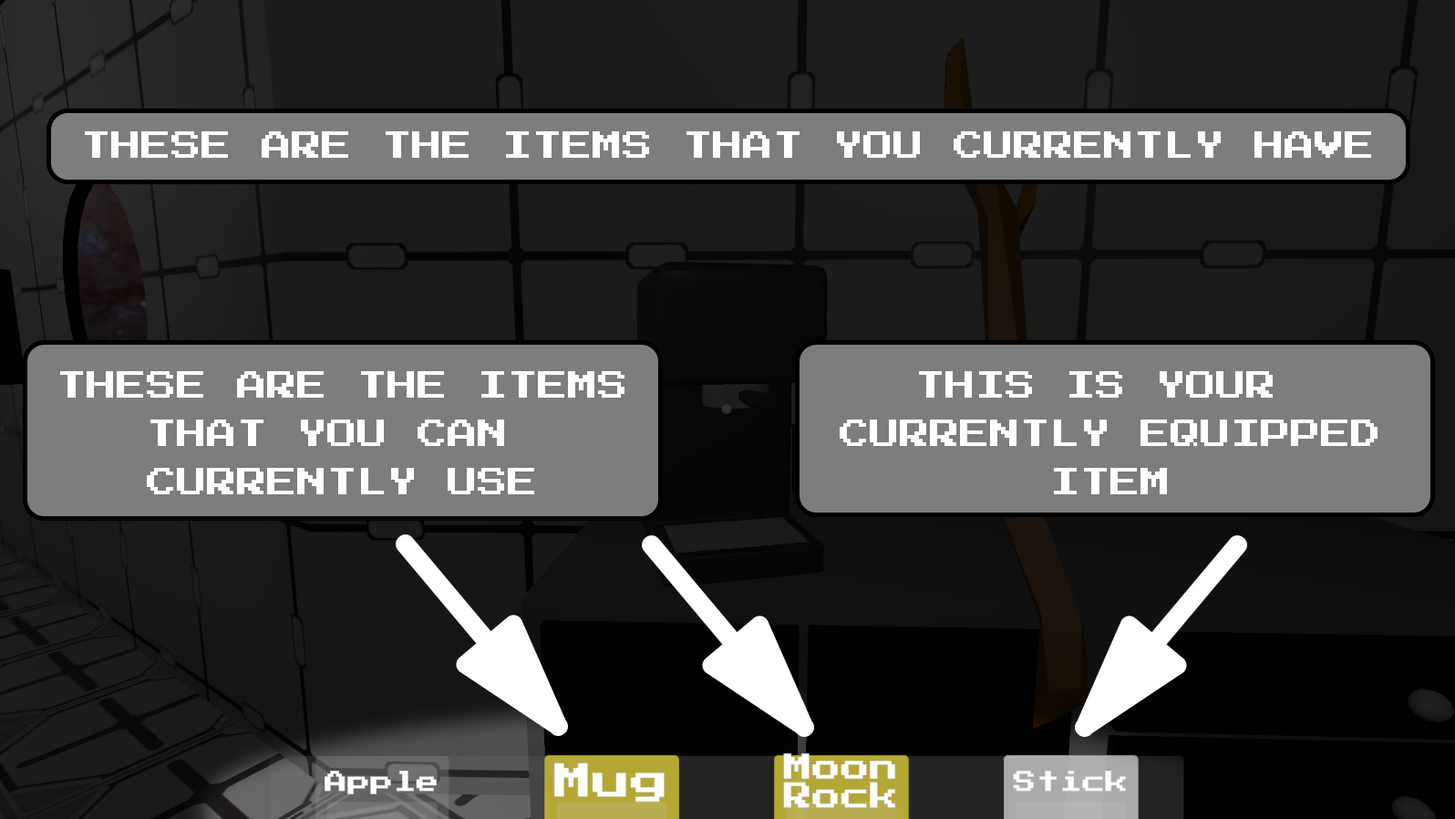
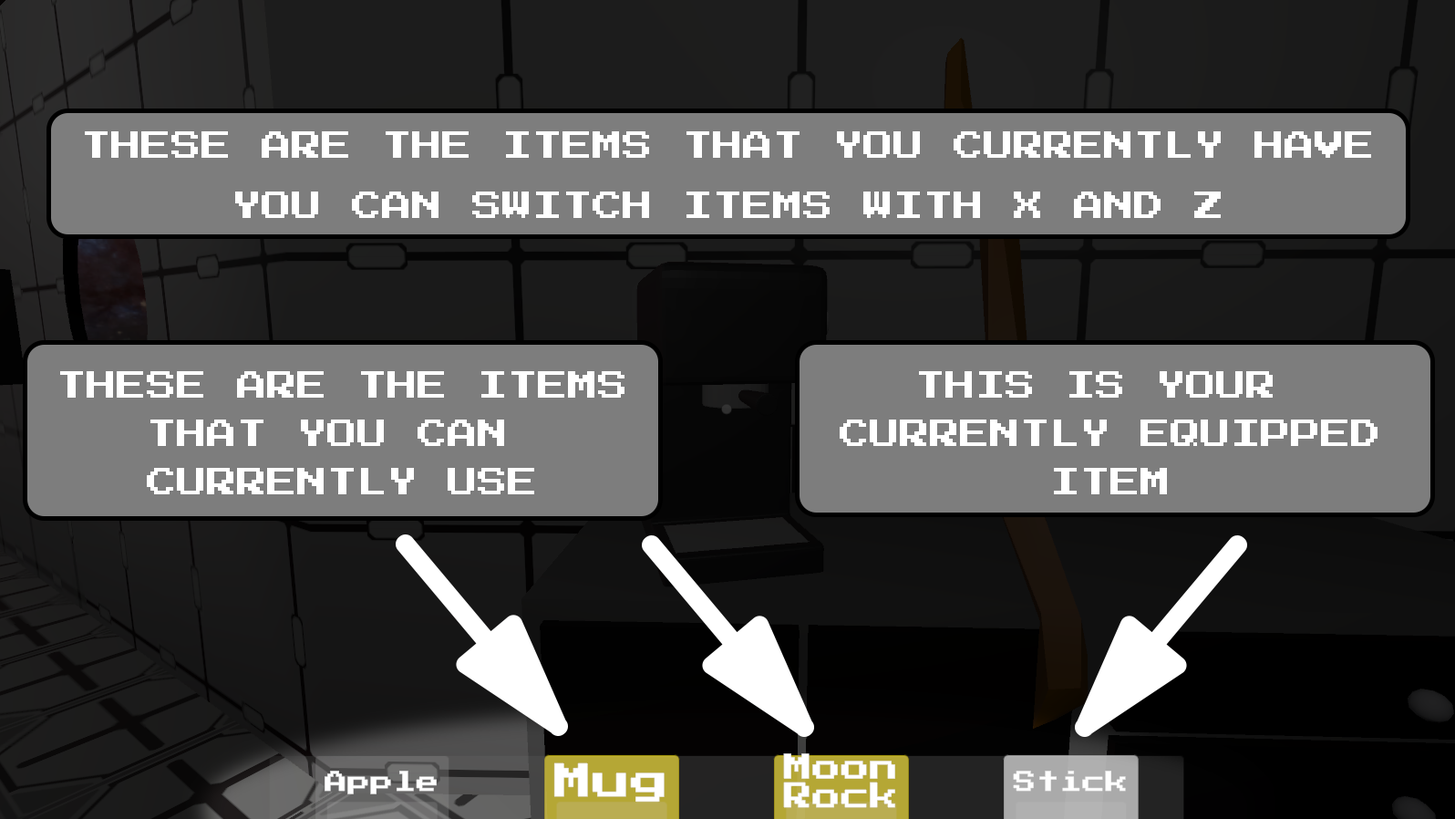
Layers edited between the first and the second 1455x819 image:
painted on "Jump With Space" over [235, 191, 1221, 218]
painted on "Triangle 1 copy" over [812, 721, 815, 734]
painted on "Rectangle 1" over [46, 163, 1411, 239]
